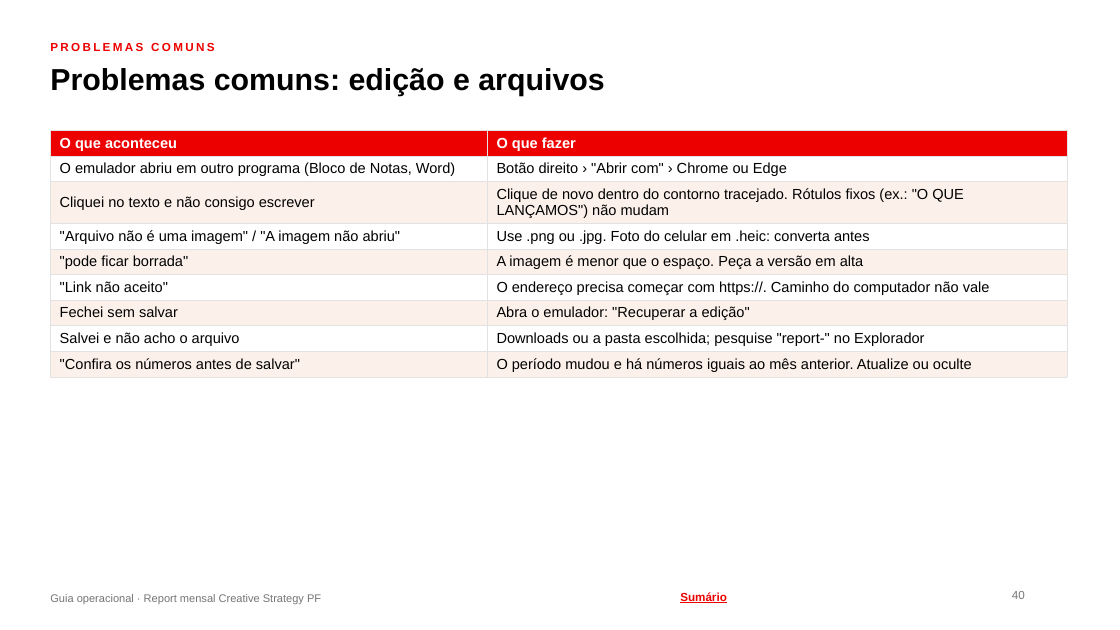
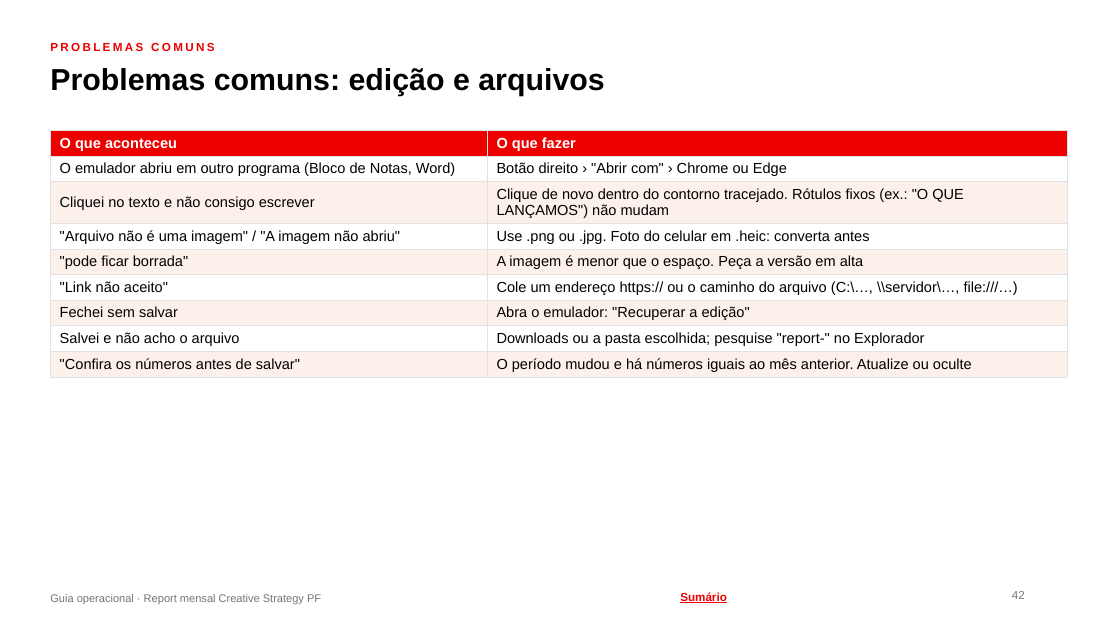
Before and after one commit to fabrizzioriccelli/report_mensal_st, a slide deck: slide 42 of kit/guia-operacional.pptx (slide 40 before the commit). Drawn at 1120x630 pixels with LibreOffice and Linux fonts; fonts in the diff are those of the drawing; background and template pictures are left out. Boxes give left, top, right and bottom in pixels: in the first picture for what was removed or moved away, otherwise in the second. Text is boxed around its words. In the diff, an @@ line names an element or a change of style, - is before the commit and + after.

```diff
--- a/kit/guia-operacional.pptx
+++ b/kit/guia-operacional.pptx
@@ table at (50,130,1067,376) @@
-row 6, column 2: O endereço precisa começar com https://. Caminho do computador não vale
+row 6, column 2: Cole um endereço https:// ou o caminho do arquivo (C:\…, \\servidor\…, file:///…)
@@ page number at (1012,591,1025,599): text changed @@
-40
+42
```
Also in this commit, not shown: 9 other slides changed, 2 slides added, 18 other files.
